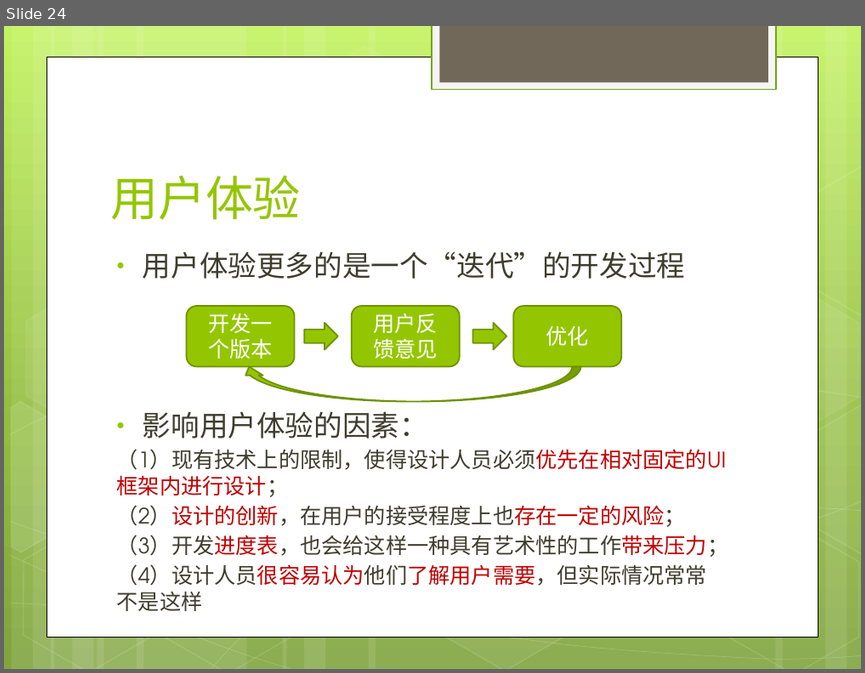
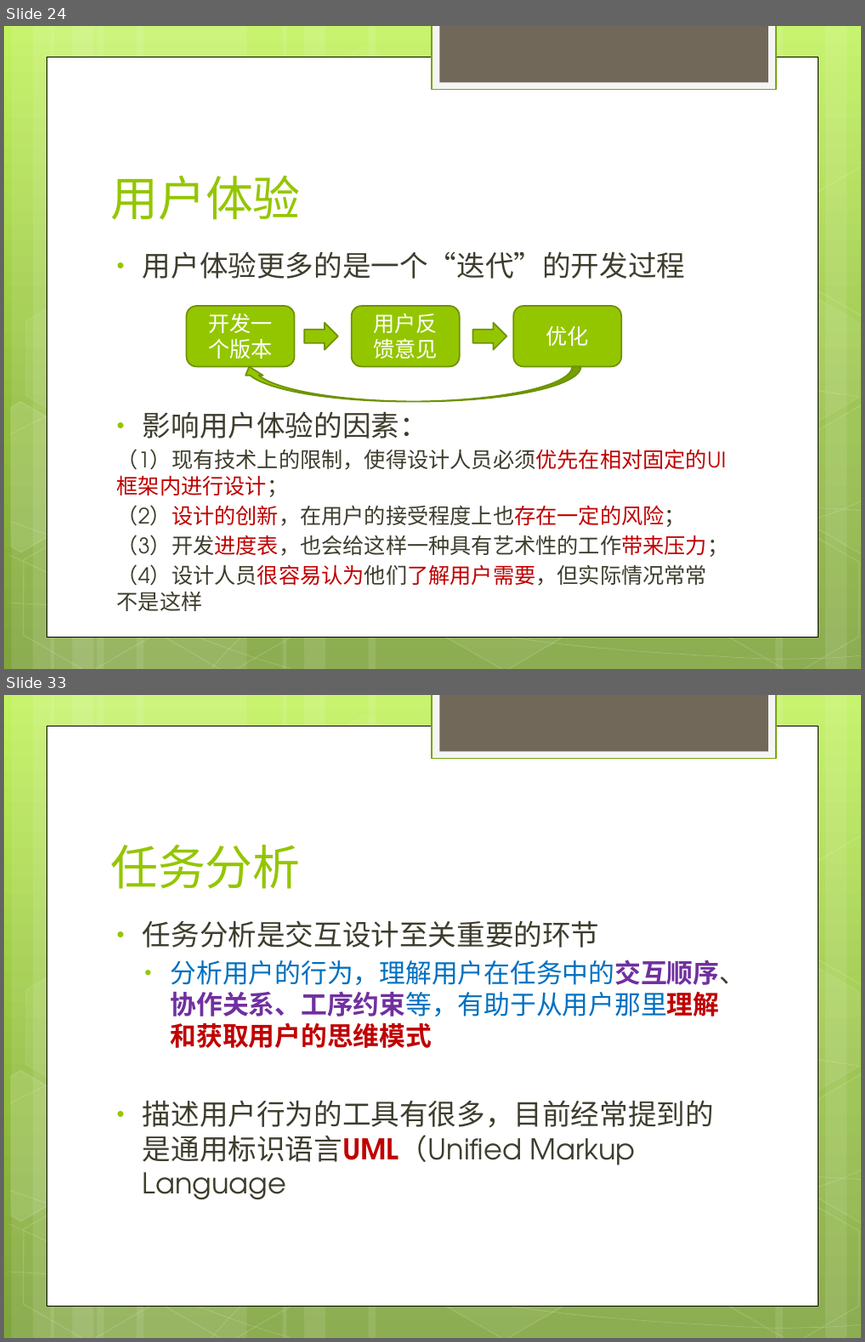
Before and after one commit to willianlam/Classes, a slide deck: 交互设计基础/课件/第5讲 界面设计.pptx. Shown one above the other, each under a label of ours: slide 24 before the commit, slides 24 and 33 after it; the slides between them are not shown. The pictures are 865x673 and 865x1342 pixels, drawn with LibreOffice and Linux fonts; fonts in the diff are those of the drawing. Boxes give left, top, right and bottom in pixels: in the first picture for what was removed or moved away, otherwise in the second. Text is boxed around its words. In the diff, an @@ line names an element or a change of style, - is before the commit and + after.

```diff
--- a/交互设计基础/课件/第5讲 界面设计.pptx
+++ b/交互设计基础/课件/第5讲 界面设计.pptx
@@ slide 33 added at [4,695,861,1338], background gradient #C3F35F to #93BF3F to #81A53E; not listed: 31 template elements that a slide beside it also shows @@
@@ title added at [110,845,301,889], 40 pt, text #94C600 @@
+任务分析
@@ text added at [143,920,745,1200], 24 pt, text #3E3D2D @@
+• 任务分析是交互设计至关重要的环节
+  • 分析用户的行为，理解用户在任务中的交互顺序、协作关系、工序约束等，有助于从用户那里理解和获取用户的思维模式
+• 描述用户行为的工具有很多，目前经常提到的是通用标识语言UML（Unified Markup Language
```
Also in this commit, not shown: 1 slide changed, 16 other slides added, 3 other files.
